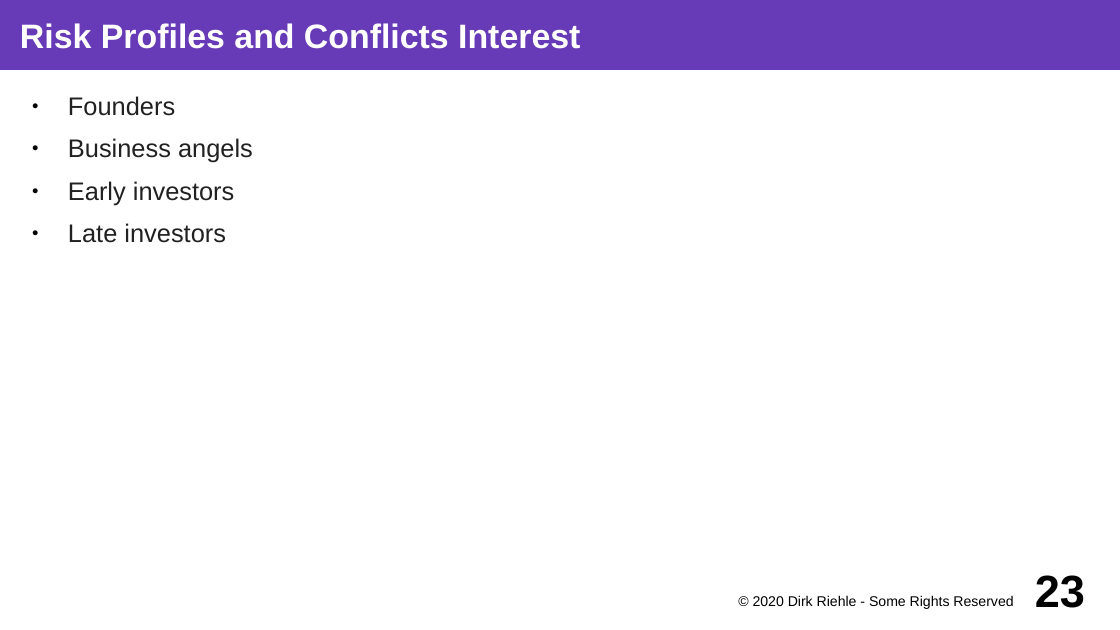
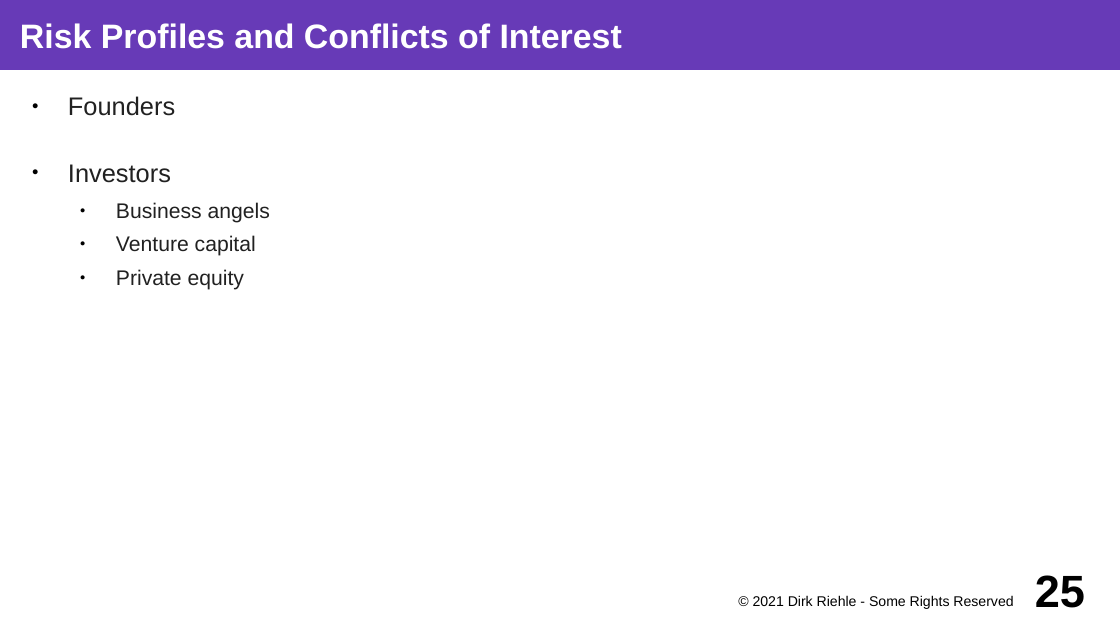
Before and after one commit to dirkriehle/coss-course, a slide deck: slide 25 of Lecture slides/COSS D04 - Fundraising.odp (slide 23 before the commit). Drawn at 1120x630 pixels with LibreOffice and Linux fonts; fonts in the diff are those of the drawing. Boxes give left, top, right and bottom in pixels: in the first picture for what was removed or moved away, otherwise in the second. Text is boxed around its words. In the diff, an @@ line names an element or a change of style, - is before the commit and + after.

```diff
--- a/Lecture slides/COSS D04 - Fundraising.odp
+++ b/Lecture slides/COSS D04 - Fundraising.odp
@@ title at box(20, 23, 622, 49): text changed @@
-Risk Profiles and Conflicts Interest
+Risk Profiles and Conflicts of Interest
@@ text at box(68, 164, 171, 183): paragraph added @@
+● Investors
@@ text at box(116, 202, 270, 223): size 18 to 15 pt in "Business angels"; list level 1 to 2 in "Business angels" @@
@@ text at box(116, 235, 256, 290): text changed; size 18 to 15 pt @@
-● Early investors
-● Late investors
+  ● Venture capital
+  ● Private equity
@@ text at box(753, 595, 1013, 609): text changed @@
-© 2020 Dirk Riehle - Some Rights Reserved
+© 2021 Dirk Riehle - Some Rights Reserved
@@ page number at box(1035, 575, 1085, 608): text changed @@
-23
+25
```
Also in this commit, not shown: 17 other slides changed, 2 slides added, 2 slides removed, 8 other files.
